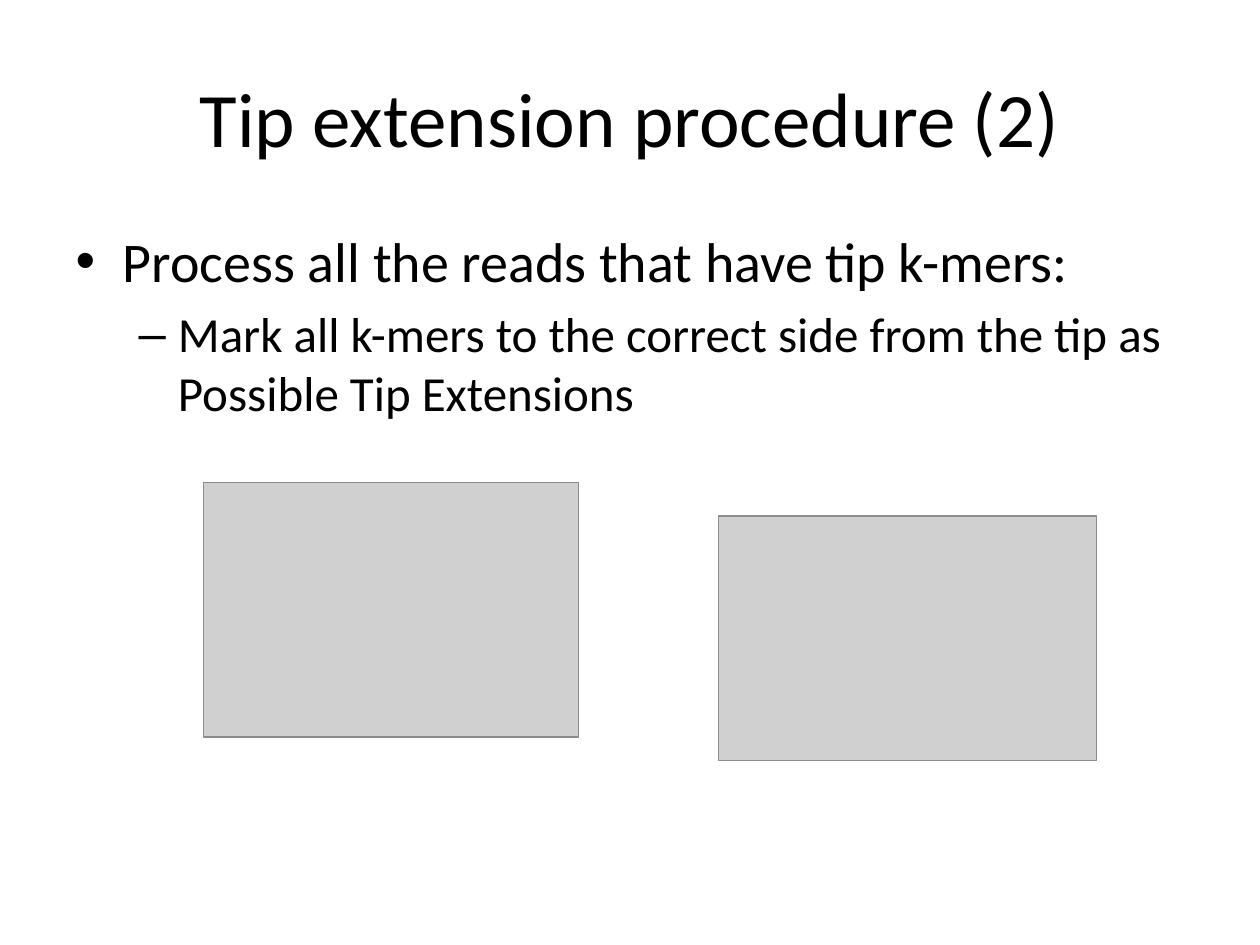
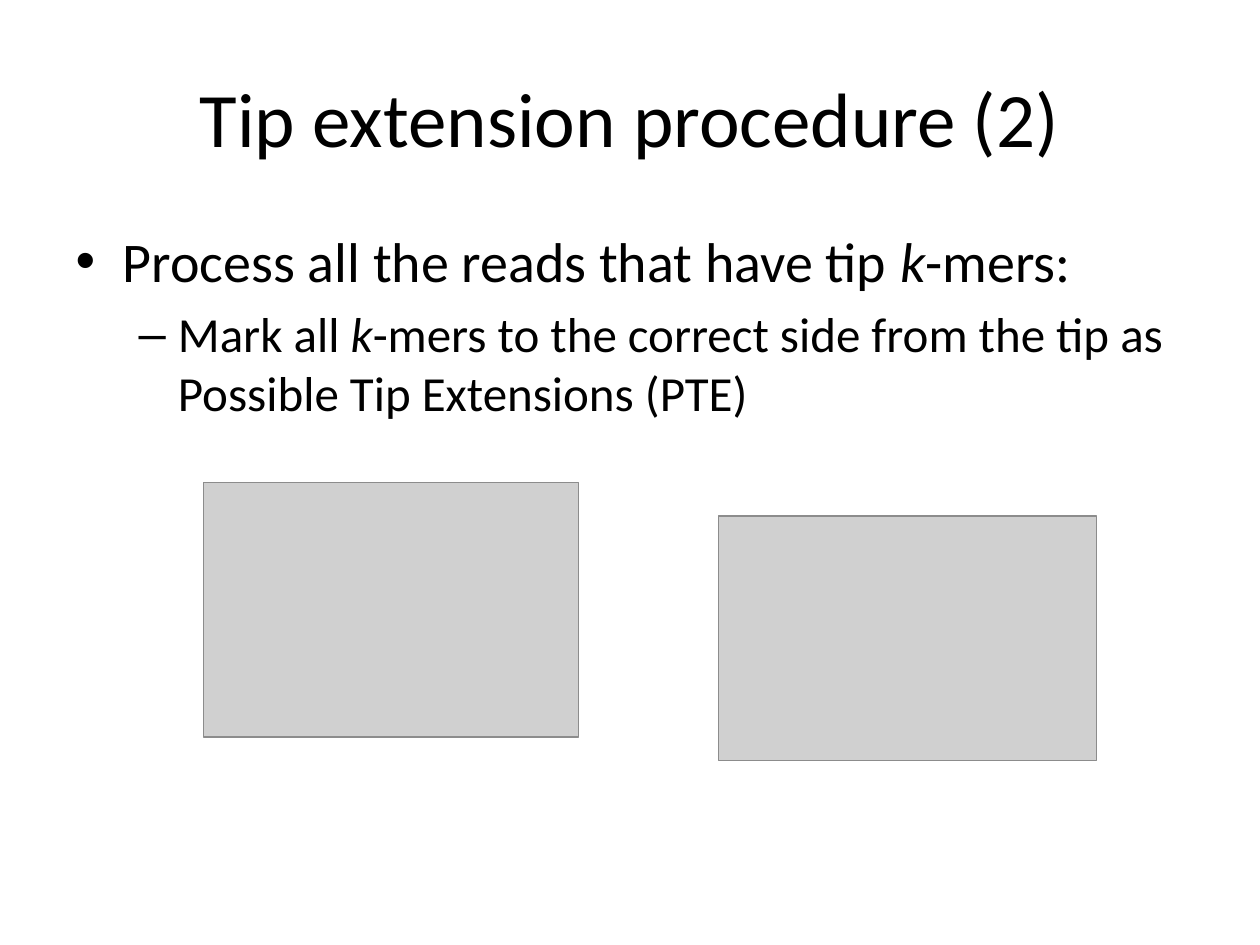
Before and after one commit to ablab/spades, a slide deck: slide 11 of assembler/docs/abruijn/presentation.pptx. Drawn at 1260x945 pixels with LibreOffice and Linux fonts; fonts in the diff are those of the drawing; grey boxes stand for pictures. Boxes give left, top, right and bottom in pixels: in the first picture for what was removed or moved away, otherwise in the second. Text is boxed around its words. In the diff, an @@ line names an element or a change of style, - is before the commit and + after.

Commit message:
minor

```diff
--- a/assembler/docs/abruijn/presentation.pptx
+++ b/assembler/docs/abruijn/presentation.pptx
@@ text at (x1=123, y1=243, x2=1071, y2=291): italic on in "k-mers:" @@
@@ text at (x1=178, y1=318, x2=1163, y2=419): text changed @@
-  – Mark all k-mers to the correct side from the tip as
-    Possible Tip Extensions
+  – Mark all k-mers to the correct side from the tip as
+    Possible Tip Extensions (PTE)
```
Also in this commit, not shown: 7 other slides changed, 1 slide added.
